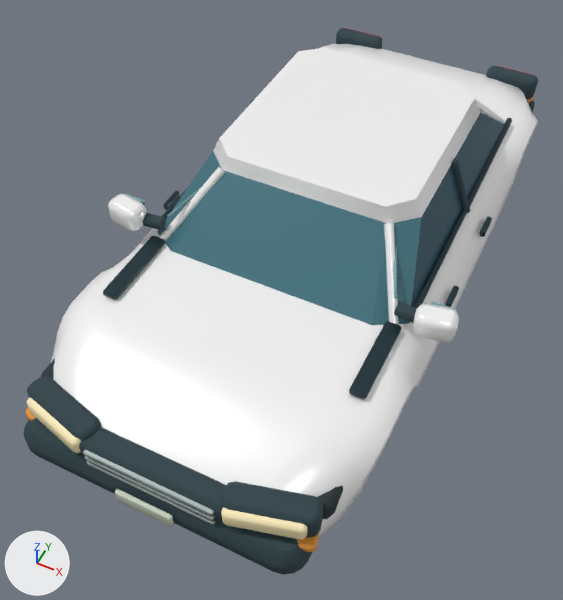
An edit to the glTF model assets/models/vehicles/kestrel.glb, drawn before and after from the same camera.
Rendered twice from a 50 mm camera at (1.26, -3.12, 3.49) aimed at (-0.05, -0.5, 0.21). The lights are fixed; the arrows at lower left show +X, +Y and +Z. The older version comes first. Vertices at exactly the same position are counted once.

Names of what the first picture shows: 'Chassis', 'Headlamps' and 2 more.
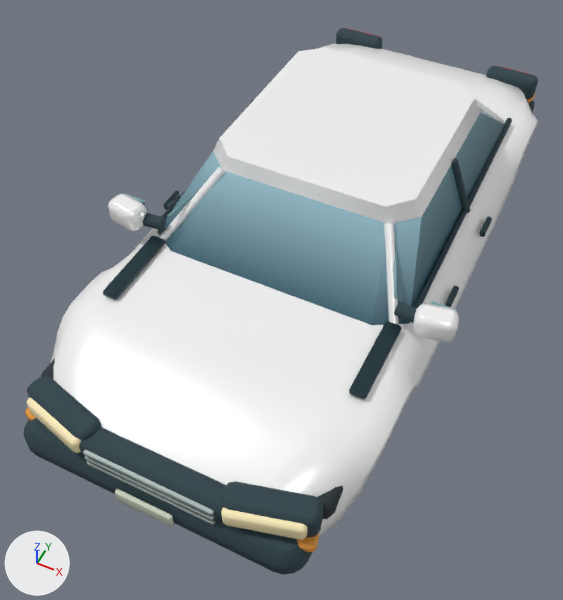
Patch to the scene script:
```diff
--- a/assets/models/vehicles/kestrel.glb.py
+++ b/assets/models/vehicles/kestrel.glb.py
@@ me_chassis @@
 me_chassis.from_pydata(...)  # 2280 vertices, 4402 faces; spans x -0.95..0.95, y -1.97..1.94, z 0.18..0.99
 # used by ob_chassis; location = (0.0, 0.0, 0.0)
+# me_chassis part 1: 10 faces centred in x -0.68..0.68, y -0.06..1.09, z 0.7..0.8 are repainted in the vertex colours; the middle colour goes from dark cyan #335969 to cyan #709aa4
+# me_chassis part 2: 6 faces centred in x -0.63..0.59, y -0.65..-0.43, z 0.7..0.8 are repainted in the vertex colours; the middle colour goes from cyan #447581 to cyan #7295a3
 me_chassis.materials.append(mat_coachpaint)
```

Boxes [x1, y1, x2, y2] around the edits, measured in the pictures (563 x 600 px):
part 1 of me_chassis, recoloured (dark cyan to cyan)
    both: [412, 108, 503, 302]
part 2 of me_chassis, recoloured (lighter)
    both: [165, 151, 421, 325]
